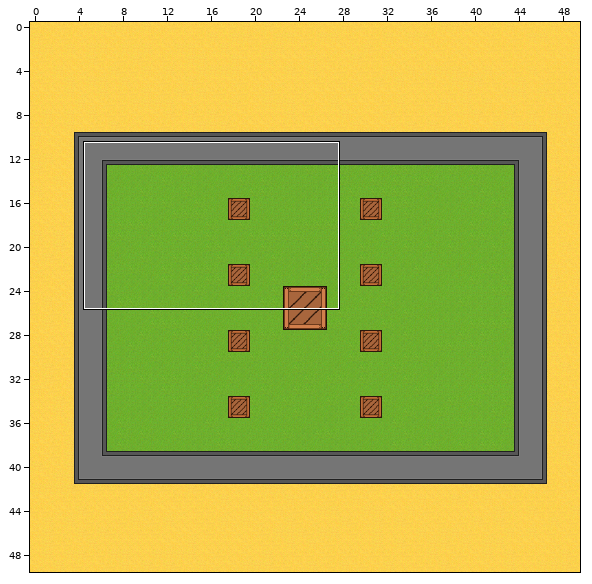
Level history. Tiled map: assets/maps/sumoarena1.tmx. The first picture is a wide view before the edit; the outline marks the close-up.
Close-up. First the earlier version:
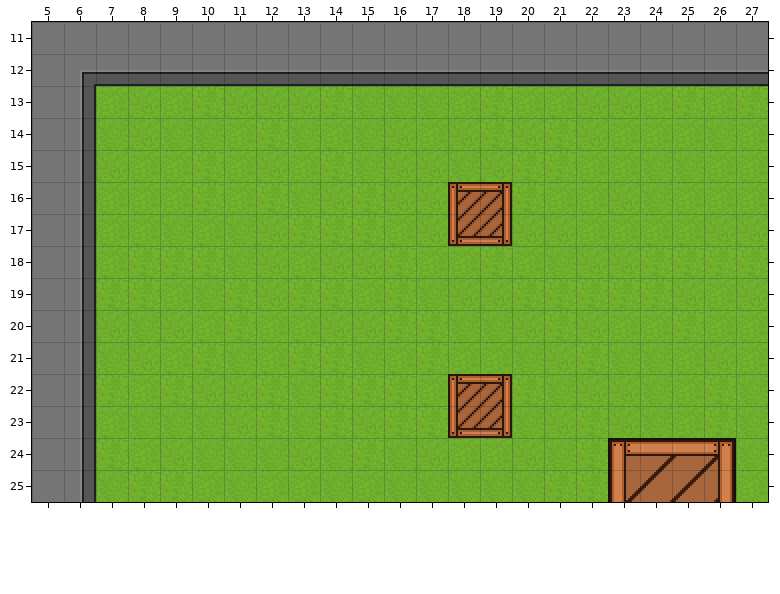
Cells are 16x16 px. Shown: x 5..27, y 11..25. The commit also changed other parts of the map, which this record leaves out.
And afterwards:
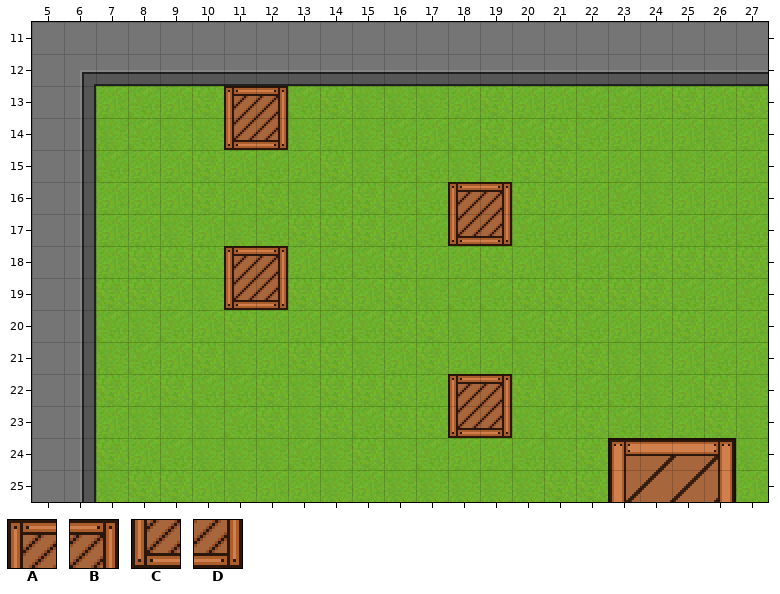
Key: from "obstaclesSheet": A 64, B 65, C 80, D 81.
_ is an empty cell.
Diff:
{"where": "layer \"obstacles\""}
{"y":13,"x":11,"old":"__","new":"AB"}
{"y":14,"x":11,"old":"__","new":"CD"}
{"y":18,"x":11,"old":"__","new":"AB"}
{"y":19,"x":11,"old":"__","new":"CD"}
